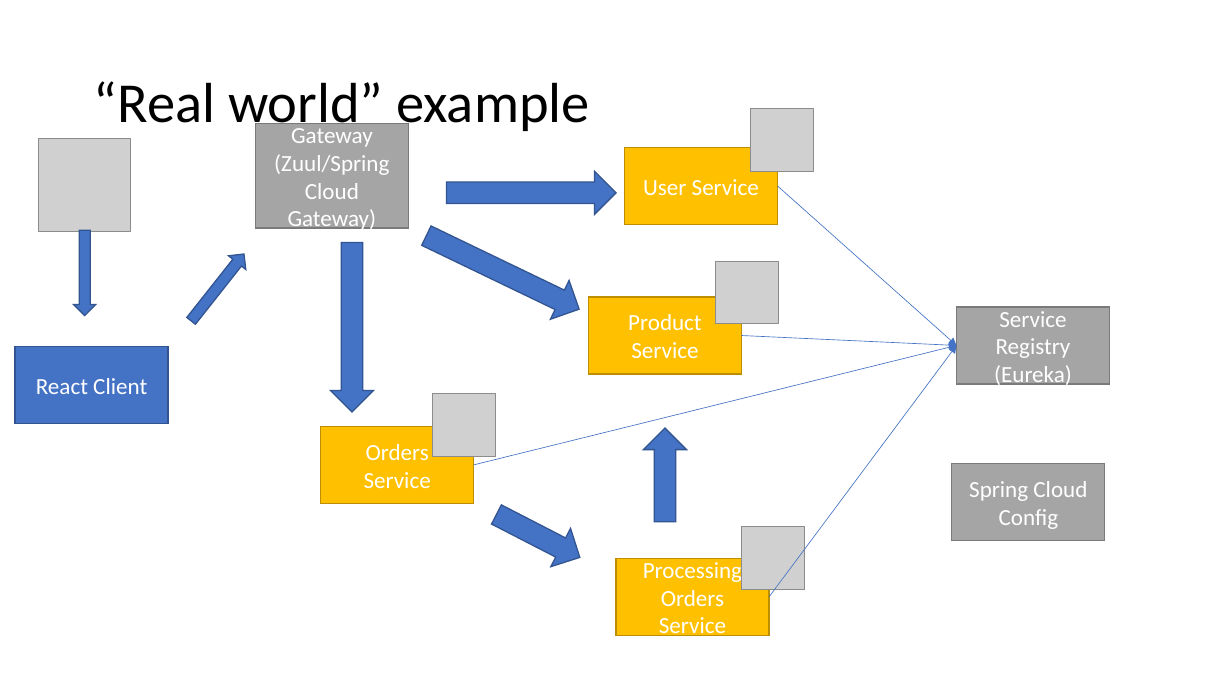
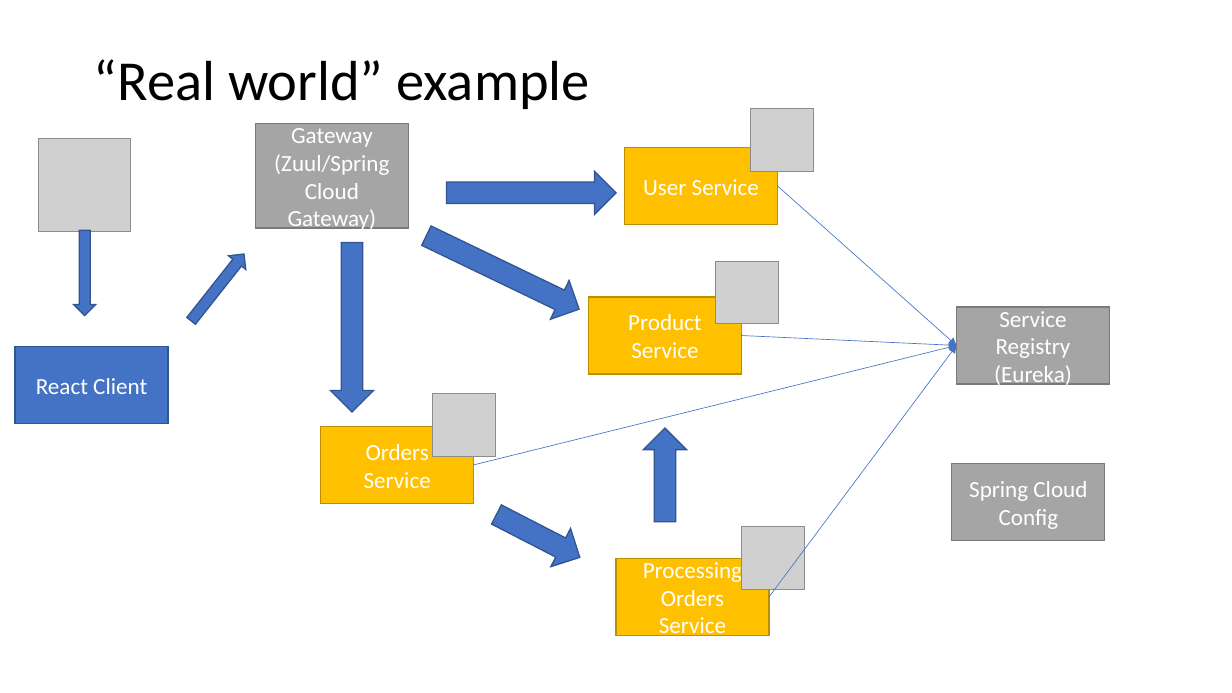
Before and after one commit to 2011JavaReact/Training, a slide deck: slide 14 of Week7/w7.pptx. Drawn at 1232x693 pixels with LibreOffice and Linux fonts; fonts in the diff are those of the drawing; grey boxes stand for pictures. Boxes give left, top, right and bottom in pixels: in the first picture for what was removed or moved away, otherwise in the second. Text is boxed around its words. In the diff, an @@ line names an element or a change of style, - is before the commit and + after.

```diff
--- a/Week7/w7.pptx
+++ b/Week7/w7.pptx
@@ title "“Real world” example" rewrapped from (x1=94, y1=81, x2=589, y2=135) to (x1=94, y1=59, x2=589, y2=109) @@
```
Also in this commit, not shown: 2 other slides changed, 5 slides added.
